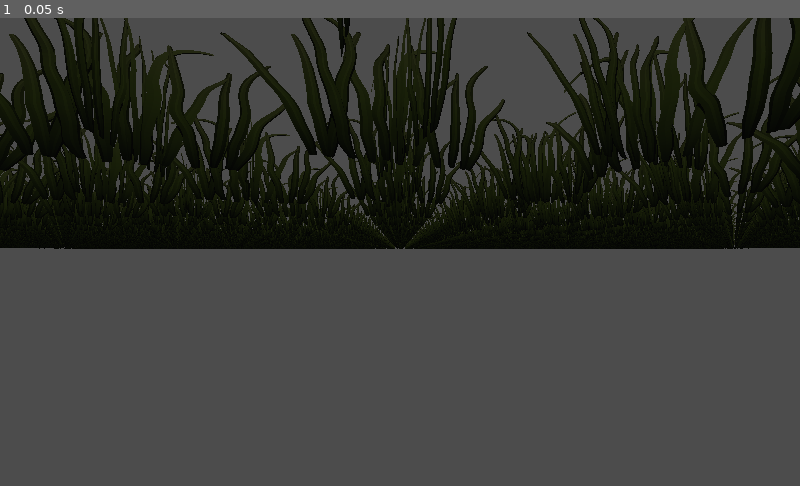
Above: before the commit, frame 1.
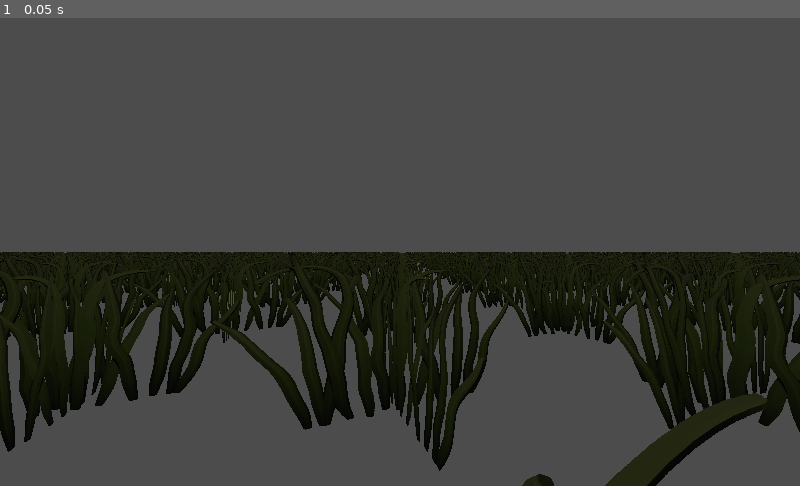
Above: after the commit, the same moment.

Repository: AndreVallestero/godot-grass-shader
Game: Godot game, scene res://Spatial.tscn
Same seed, same stepped clock (60 frames per second), same inputs: the game is played once before the commit and once after it.
Inputs:
- Up to frame 1 (0.05 s): no input

The runs differ from the first frame. In frame 1, 61% of the frame differs, in the area x 0-100%, y 0-100%.

Commit message:
Add files via upload

Diff:
--- a/Spatial.tscn
+++ b/Spatial.tscn
@@ -13,7 +13,7 @@
 [sub_resource type="ShaderMaterial" id=8]
 shader = ExtResource( 4 )
 shader_param/rows = 70
-shader_param/spacing = 1.075
+shader_param/spacing = 1.3
 shader_param/rotation_randomness = 1.0
 
 [node name="Spatial" type="Spatial"]
@@ -26,4 +26,4 @@
 draw_pass_1 = ExtResource( 1 )
 
 [node name="Camera" type="Camera" parent="."]
-transform = Transform( 1, 0, 0, 0, 1, 0, 0, 0, 1, 0, 0, 5.66582 )
+transform = Transform( 1, 0, 0, 0, 1, 0, 0, 0, 1, 0, 1, 0 )
--- a/project.godot
+++ b/project.godot
@@ -13,7 +13,3 @@
 config/name="Grass-shader"
 run/main_scene="res://Spatial.tscn"
 config/icon="res://grass-diffuse.png"
-
-[physics]
-
-common/enable_pause_aware_picking=true
